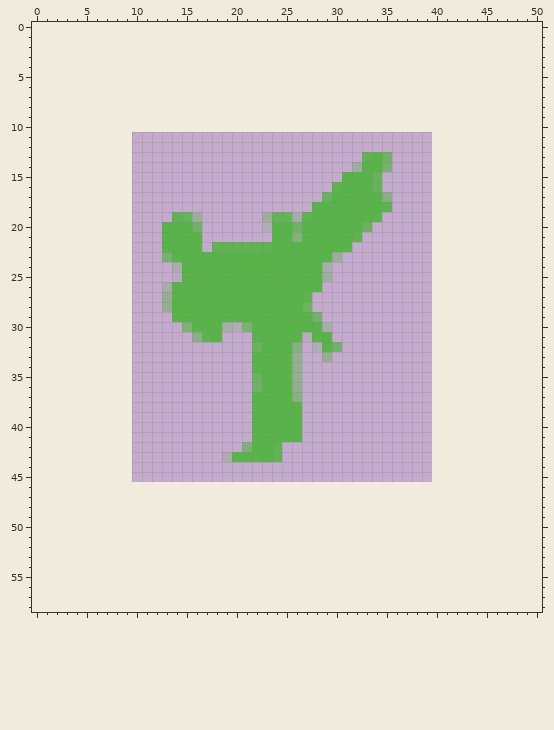
Two versions of one pixel-art sprite, Beta/assets/img/schedule/karate.png. That is the earlier state.
The file is 30x35 pixels. Pixels under 10% opacity are left out. Colours within 5 levels of each other are drawn and written as one. The old version is drawn lined up with the new one, on the new canvas.
After the commit:
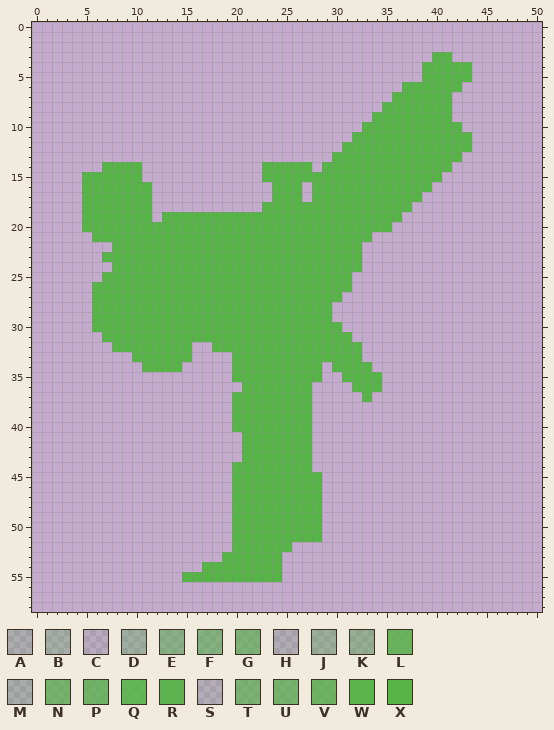
Palette (. is transparent): A #56b44638  B #56b44649  C #56b4471d  D #56b44757  E #56b44787  F #56b44791  G #56b546a4  H #57b4472e  J #57b44761  K #57b4476f  L #57b447d3  M #57b54642  N #57b546b9  P #56b547c2  Q #56b547df  R #56b547eb  S #57b54728  T #57b547aa  U #57b547b3  V #57b547cb  W #57b547f5  X #57b547
Changes in this commit:
canvas 30x35 -> 51x59, the old top-left corner now at 10,11
Changed rows in their new state; - is an unchanged pixel.
first column x 5:
 3 -----------------------------------XX--
 4 ----------------------------------XXXXX
 5 ----------------------------------XXXXX
 6 --------------------------------XXXXXX-
 7 -------------------------------XXXXXX--
 8 ------------------------------XXXXXXX--
 9 -----------------------------XXXXXXXX--
10 ----------------------------XXXXXXXXXX-
11 ---------------------------XXXXXXXXXXXX
12 --------------------------XXXXXXXXXXXXX
13 -------------------------XXXX-XXXXXXXX-
14 --XXXX------------XXXXX-XXXX--XXXXXXX--
15 XXXXXX------------XXXXXXXX---XXXXXXX---
16 XXXXXXX------------XXX-XXX---XXXXXX----
17 XXXXXXX------------XXX-XX-----XXXX-----
18 XXXXXXX-----------XXXXX-------XXX------
19 XXXXXXX-XXXXXXXXXXXXXXX------XXX-------
20 XXXXXXXX---XXXXXXXX--X------XXX--------
21 -XXXXXXX----XXXXXXX--X-----XX----------
22 ---XXXXX----XXXXXXX--------X-----------
23 --XXXXXXX----------------XXX-----------
24 ---XXXXXXX--------------XXXX-----------
25 --XXXXXXXX--------------XXX------------
26 -XXXXXXXX---------------XXX------------
27 -XXXXXXXX-------------XXXX-------------
28 -XXXXXXXX-------------XXX--------------
29 -XXXXXXXX--------------XX--------------
30 -XXXXXXXXXX---XXX-------XX-------------
31 --XXXXXXXXXXX-XXX-----X--XX------------
32 ---XXXXXXXX--XXXXX---XXX-XXX-----------
33 -----XXXXXX----XX----XXXXXXX-----------
34 ------XXXX-----XX----XXX-XXXX----------
35 ---------------XXX---XXX--XXXX---------
36 ----------------XX---XX----XXX---------
37 ---------------XX----XX-----X----------
38 ---------------XX-----X----------------
39 ---------------XX-----X----------------
40 ---------------XX-----X----------------
41 ----------------X-----X----------------
42 ----------------X--XXXX----------------
43 --------------..---XXXX----------------
44 ---------------XXXXXXXX----------------
45 ---------------XXXXXXXXX---------------
46 ---------------XXXXXXXXX---------------
47 ---------------XXXXXXXXX---------------
48 ---------------XXXXXXXXX---------------
49 ---------------XXXXXXXXX---------------
50 ---------------XXXXXXXXX---------------
51 ---------------XXXXXXXXX---------------
52 ---------------XXXXXX------------------
53 --------------XXXXXX-------------------
54 ------------XXXXXXXX-------------------
55 ----------XXXXXXXXXX-------------------
Changed places in both pictures, as pixel boxes (x1, y1, x2, y2):
changed: (82, 52, 472, 582)
